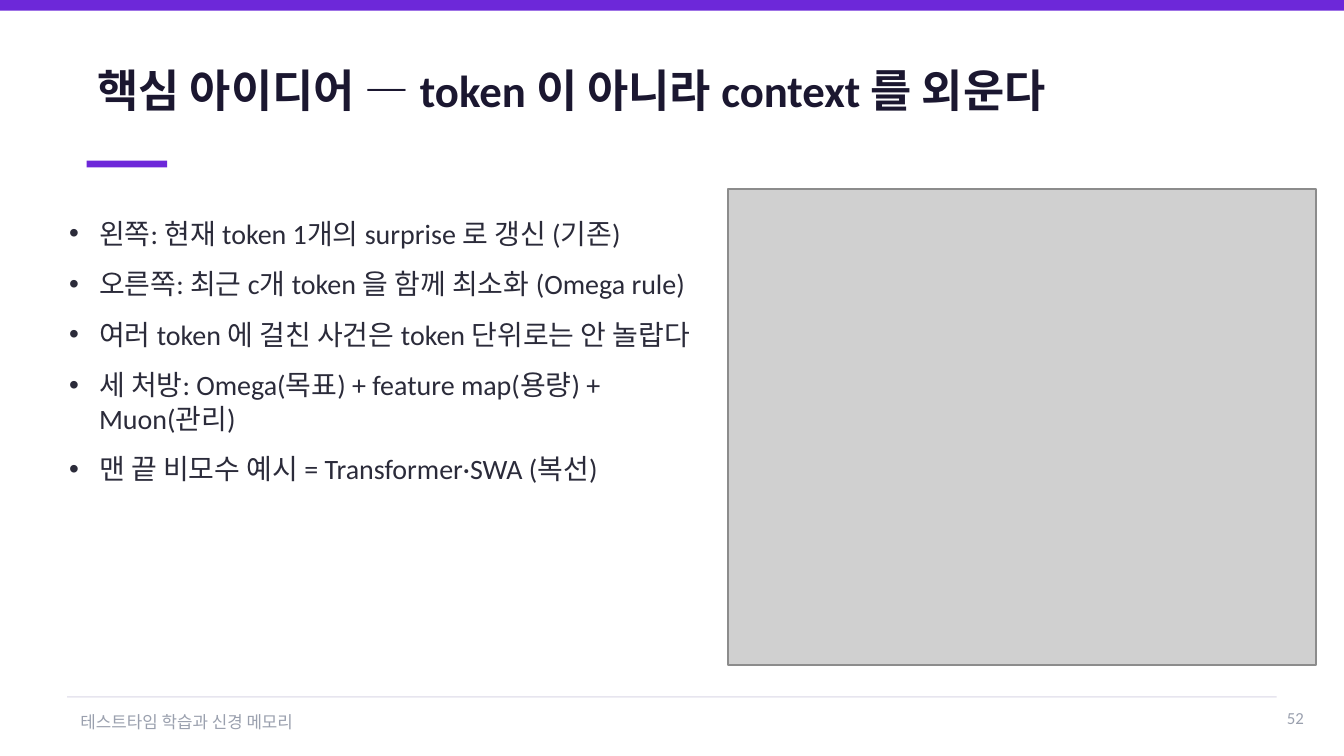
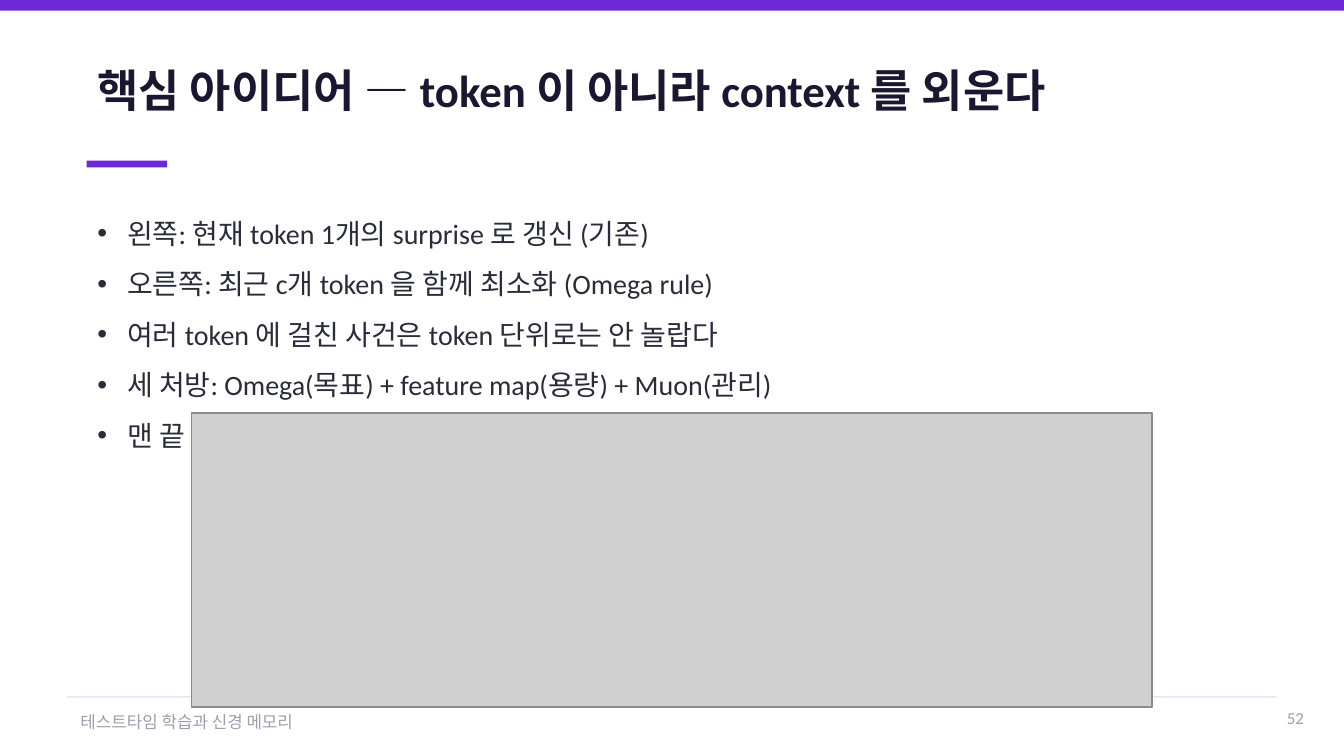
Before and after one commit to jimmylegendary/neural-memory-study, a slide deck: slide 52 of seminar/TTT-neural-memory-seminar.pptx. Drawn at 1344x756 pixels with LibreOffice and Linux fonts; fonts in the diff are those of the drawing; grey boxes stand for pictures. Boxes give left, top, right and bottom in pixels: in the first picture for what was removed or moved away, otherwise in the second. Text is boxed around its words. In the diff, an @@ line names an element or a change of style, - is before the commit and + after.

```diff
--- a/seminar/TTT-neural-memory-seminar.pptx
+++ b/seminar/TTT-neural-memory-seminar.pptx
@@ text "왼쪽: 현재 token 1개의 surprise ..." rewrapped from box(99, 221, 690, 483) to box(127, 221, 772, 454) @@
@@ picture: place and size @@
-picture at box(728, 190, 1317, 665)
+picture at box(192, 413, 1153, 707)
```
Also in this commit, not shown: 54 other slides changed, 1 other file.
